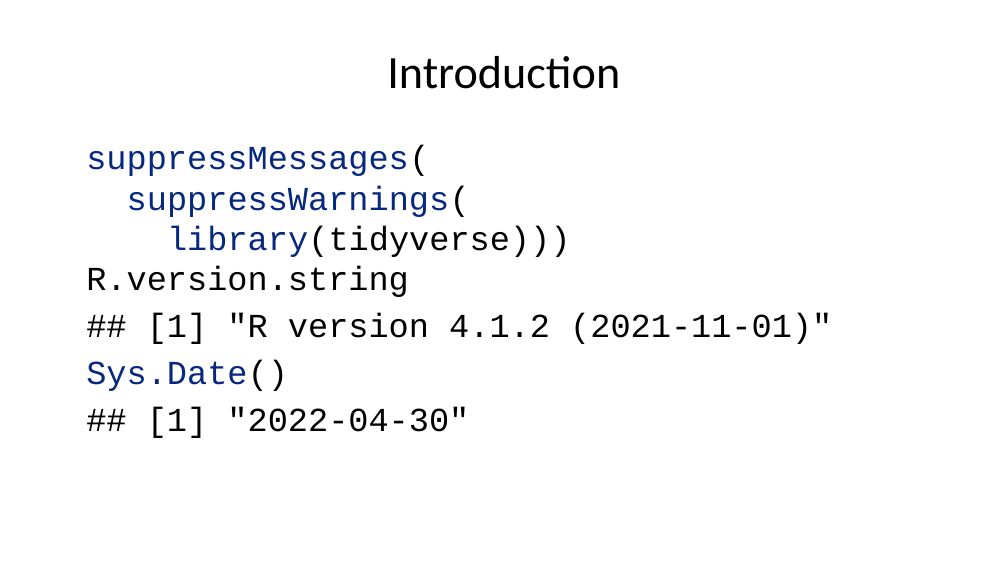
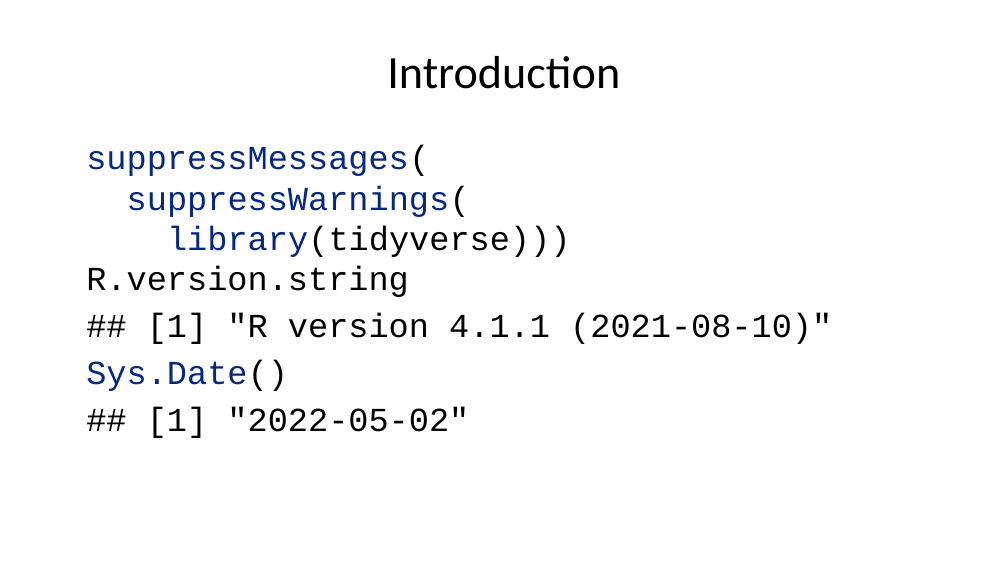
Before and after one commit to pmean/classes, a slide deck: slide 2 of introduction-to-r/results/v05-slides-and-speaker-notes.pptx. Drawn at 1008x567 pixels with LibreOffice and Linux fonts; fonts in the diff are those of the drawing. Boxes give left, top, right and bottom in pixels: in the first picture for what was removed or moved away, otherwise in the second. Text is boxed around its words. In the diff, an @@ line names an element or a change of style, - is before the commit and + after.

```diff
--- a/introduction-to-r/results/v05-slides-and-speaker-notes.pptx
+++ b/introduction-to-r/results/v05-slides-and-speaker-notes.pptx
@@ text at box(147, 313, 832, 344): text changed @@
-## [1] "R version 4.1.2 (2021-11-01)"
+## [1] "R version 4.1.1 (2021-08-10)"
@@ text at box(147, 407, 469, 438): text changed @@
-## [1] "2022-04-30"
+## [1] "2022-05-02"
```
Also in this commit, not shown: 4 other files.
